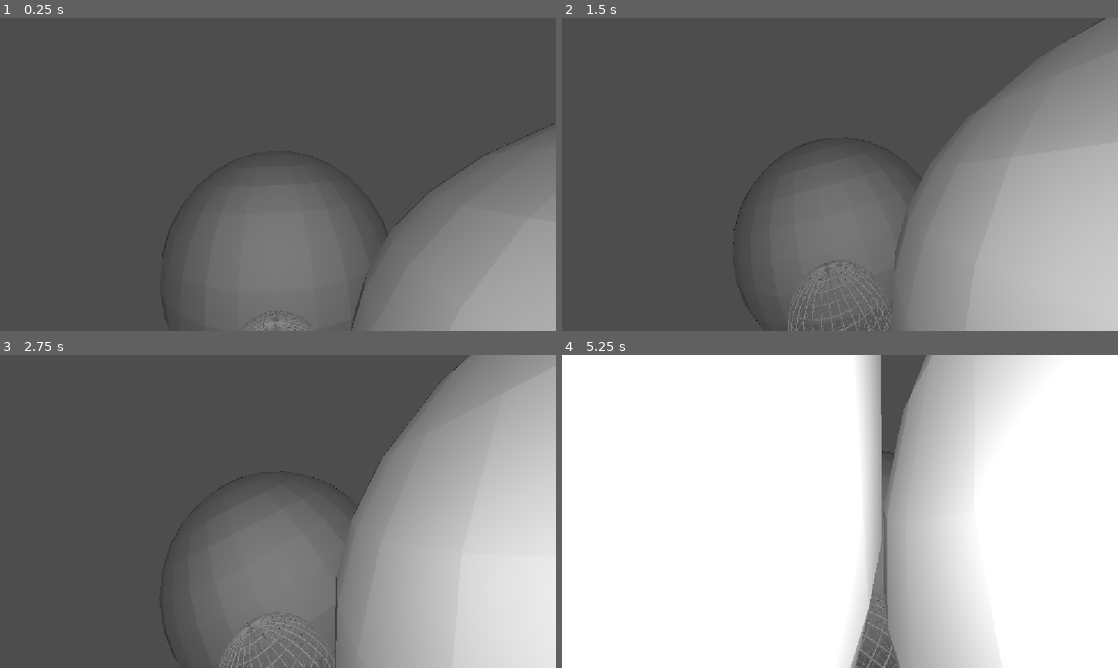
Above: before the commit, frames 1-4 (two rows, left to right).
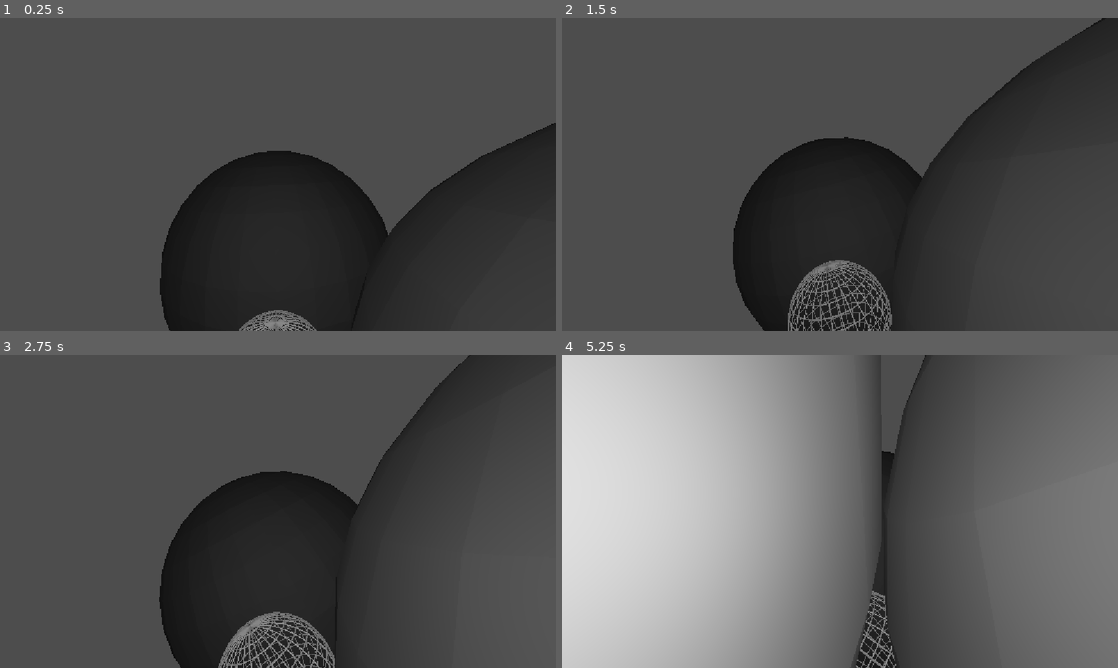
Above: after the commit, the same moments.

Repository: samuelvazan/the-machine-videogame
Game: Godot game, scene res://main.tscn
Two runs of this game, one before a commit and one after it. Both use one fixed random seed, a clock stepped at 60 frames per second and the inputs below.
Inputs:
- Up to frame 1 (0.25 s): no input
- Up to frame 2 (1.5 s): tap S (camBackward) at 0.6 s; tap E (camDown) at 1.35 s
- Up to frame 3 (2.75 s): tap W (camForward) at 2.1 s
- Up to frame 4 (5.25 s): tap one key every 0.75 s from 2.85 s: A (camLeft) Down (camRdown) D (camRight) Left (camRleft)

The runs differ from the first frame. In frame 1, 35% of the frame differs, in the area x 28-100%, y 33-100%; in frame 2, 45%; in frame 3, 50%; in frame 4, 98%, in the area x 0-100%, y 0-100%.

Commit message:
saving persistent data files as .tres

Diff:
--- /dev/null
+++ b/data/islands/data_0.tres
@@ -0,0 +1,12 @@
+[gd_resource type="Resource" script_class="IslandData" load_steps=3 format=3]
+
+[ext_resource type="Script" uid="uid://b66bkow5cvfpx" path="res://island_data.gd" id="1_data"]
+[ext_resource type="PackedScene" uid="uid://q5s06frn8ejb" path="res://assets/fullsphere.glb" id="2_architecture"]
+
+[resource]
+script = ExtResource("1_data")
+island_type = "filled_sphere"
+architecture = ExtResource("2_architecture")
+data = {
+"darkness": 0.15
+}
--- /dev/null
+++ b/data/islands/data_1.tres
@@ -0,0 +1,12 @@
+[gd_resource type="Resource" script_class="IslandData" load_steps=3 format=3]
+
+[ext_resource type="Script" uid="uid://b66bkow5cvfpx" path="res://island_data.gd" id="1_data"]
+[ext_resource type="PackedScene" uid="uid://q5s06frn8ejb" path="res://assets/fullsphere.glb" id="2_architecture"]
+
+[resource]
+script = ExtResource("1_data")
+island_type = "filled_sphere"
+architecture = ExtResource("2_architecture")
+data = {
+"darkness": 0.65
+}
--- a/island.gd
+++ b/island.gd
@@ -2,14 +2,47 @@
 extends Node3D
 
 const SPHERE_SCENE := preload("res://assets/sphere.glb")
-const FULL_SPHERE_SCENE := preload("res://assets/fullsphere.glb")
 
 var data_idx: int = -1
+var data: IslandData
+var island_manager: IslandManager
+var architecture: Node
 
 
 func _ready() -> void:
-	match data_idx:
-		-1:
-			add_child(SPHERE_SCENE.instantiate())
-		1:
-			add_child(FULL_SPHERE_SCENE.instantiate())
+	if data_idx == -1:
+		add_child(SPHERE_SCENE.instantiate())
+		return
+	data = island_manager.load_island_data(data_idx)
+	if data == null or data.architecture == null:
+		return
+	architecture = data.architecture.instantiate()
+	add_child(architecture)
+	if data.data.has("darkness"):
+		_apply_darkness(architecture, float(data.data["darkness"]))
+
+
+func pack_architecture() -> PackedScene:
+	if architecture == null:
+		return null
+	_set_owner_recursive(architecture, architecture)
+	var packed_scene := PackedScene.new()
+	if packed_scene.pack(architecture) != OK:
+		return null
+	return packed_scene
+
+
+func _set_owner_recursive(node: Node, owner: Node) -> void:
+	for child in node.get_children():
+		child.owner = owner
+		_set_owner_recursive(child, owner)
+
+
+func _apply_darkness(node: Node, darkness: float) -> void:
+	if node is MeshInstance3D:
+		var brightness := 1.0 - clampf(darkness, 0.0, 1.0)
+		var material := StandardMaterial3D.new()
+		material.albedo_color = Color(brightness, brightness, brightness)
+		node.material_override = material
+	for child in node.get_children():
+		_apply_darkness(child, darkness)
--- a/island_data.gd
+++ b/island_data.gd
@@ -1,12 +1,6 @@
 class_name IslandData
 extends Resource
 
-@export var id: int = -1
-@export var cells: Dictionary = {} # Vector3i position -> GridMap tile ID
-
-
-func set_cell(position: Vector3i, tile: int) -> void:
-	if tile == -1:
-		cells.erase(position) # Empty cells don't need to be stored.
-	else:
-		cells[position] = tile # Remember which tile belongs at this local position.
+@export var island_type: String = ""
+@export var architecture: PackedScene
+@export var data: Dictionary = {}
--- /dev/null
+++ b/island_data_repository.gd
@@ -0,0 +1,51 @@
+class_name IslandDataRepository
+extends RefCounted
+
+const BUILT_IN_DATA_DIRECTORY := "res://data/islands"
+const USER_DATA_DIRECTORY := "user://islands"
+
+
+func create(data_idx: int, data: IslandData) -> Error:
+	if data_idx < 0 or data == null:
+		return ERR_INVALID_PARAMETER
+	if exists(data_idx):
+		return ERR_ALREADY_EXISTS
+	return save(data_idx, data)
+
+
+func load(data_idx: int) -> IslandData:
+	var user_path := _user_data_path(data_idx)
+	if ResourceLoader.exists(user_path):
+		return ResourceLoader.load(user_path) as IslandData
+	var built_in_path := _built_in_data_path(data_idx)
+	if ResourceLoader.exists(built_in_path):
+		return ResourceLoader.load(built_in_path) as IslandData
+	return null
+
+
+func save(data_idx: int, data: IslandData) -> Error:
+	if data_idx < 0 or data == null:
+		return ERR_INVALID_PARAMETER
+	var error := DirAccess.make_dir_recursive_absolute(ProjectSettings.globalize_path(USER_DATA_DIRECTORY))
+	if error != OK:
+		return error
+	return ResourceSaver.save(data, _user_data_path(data_idx), ResourceSaver.FLAG_COMPRESS)
+
+
+func delete(data_idx: int) -> Error:
+	var user_path := _user_data_path(data_idx)
+	if not FileAccess.file_exists(user_path):
+		return ERR_FILE_NOT_FOUND
+	return DirAccess.remove_absolute(ProjectSettings.globalize_path(user_path))
+
+
+func exists(data_idx: int) -> bool:
+	return ResourceLoader.exists(_user_data_path(data_idx)) or ResourceLoader.exists(_built_in_data_path(data_idx))
+
+
+func _user_data_path(data_idx: int) -> String:
+	return "%s/data_%d.res" % [USER_DATA_DIRECTORY, data_idx]
+
+
+func _built_in_data_path(data_idx: int) -> String:
+	return "%s/data_%d.tres" % [BUILT_IN_DATA_DIRECTORY, data_idx]
--- a/island_manager.gd
+++ b/island_manager.gd
@@ -50,7 +50,10 @@
 var tree: Array[TreeNode] = []
 var loaded_chunks: Array[Dictionary] = []
 var loaded_islands: Dictionary = {}
+var loaded_island_data: Dictionary = {}
+var island_data_repository := IslandDataRepository.new()
 var next_node_id := 0
+var next_data_idx := 0
 
 
 func add_tetrahedron_preset(Name: String) -> void:
@@ -141,6 +144,44 @@
 	if node_index == -1:
 		return
 	tree[node_index].DataIndex = data_idx
+func create_island_data(data: IslandData) -> int:
+	while island_data_repository.exists(next_data_idx):
+		next_data_idx += 1
+	var data_idx := next_data_idx
+	var error := island_data_repository.create(data_idx, data)
+	if error != OK:
+		return -1
+	loaded_island_data[data_idx] = data
+	next_data_idx += 1
+	return data_idx
+func load_island_data(data_idx: int) -> IslandData:
+	if loaded_island_data.has(data_idx):
+		return loaded_island_data[data_idx]
+	var data := island_data_repository.load(data_idx)
+	if data != null:
+		loaded_island_data[data_idx] = data
+	return data
+func save_island_data(data_idx: int) -> Error:
+	if not loaded_island_data.has(data_idx):
+		return ERR_INVALID_PARAMETER
+	return island_data_repository.save(data_idx, loaded_island_data[data_idx])
+func save_loaded_island(Name: String) -> Error:
+	if not loaded_islands.has(Name):
+		return ERR_INVALID_PARAMETER
+	var island := loaded_islands[Name] as Island
+	if island.data == null:
+		return ERR_INVALID_PARAMETER
+	var packed_scene := island.pack_architecture()
+	if packed_scene == null:
+		return ERR_CANT_CREATE
+	island.data.architecture = packed_scene
+	loaded_island_data[island.data_idx] = island.data
+	return save_island_data(island.data_idx)
+func delete_island_data(data_idx: int) -> Error:
+	var error := island_data_repository.delete(data_idx)
+	if error == OK:
+		loaded_island_data.erase(data_idx)
+	return error
 func _next_node_name() -> String: # generate a unique node Name. For now: n0, n1, n2, n3, ...
 	var generated_name := "n" + str(next_node_id)
 	next_node_id += 1
@@ -167,6 +208,7 @@
 			var new_island := island_scene.instantiate() as Island
 			new_island.name = chunk_name
 			new_island.data_idx = chunk["DataIndex"]
+			new_island.island_manager = self
 			add_child(new_island)
 			loaded_islands[chunk_name] = new_island
 		var island: Node3D = loaded_islands[chunk_name]
Not shown, added: island_data_repository.gd.uid
